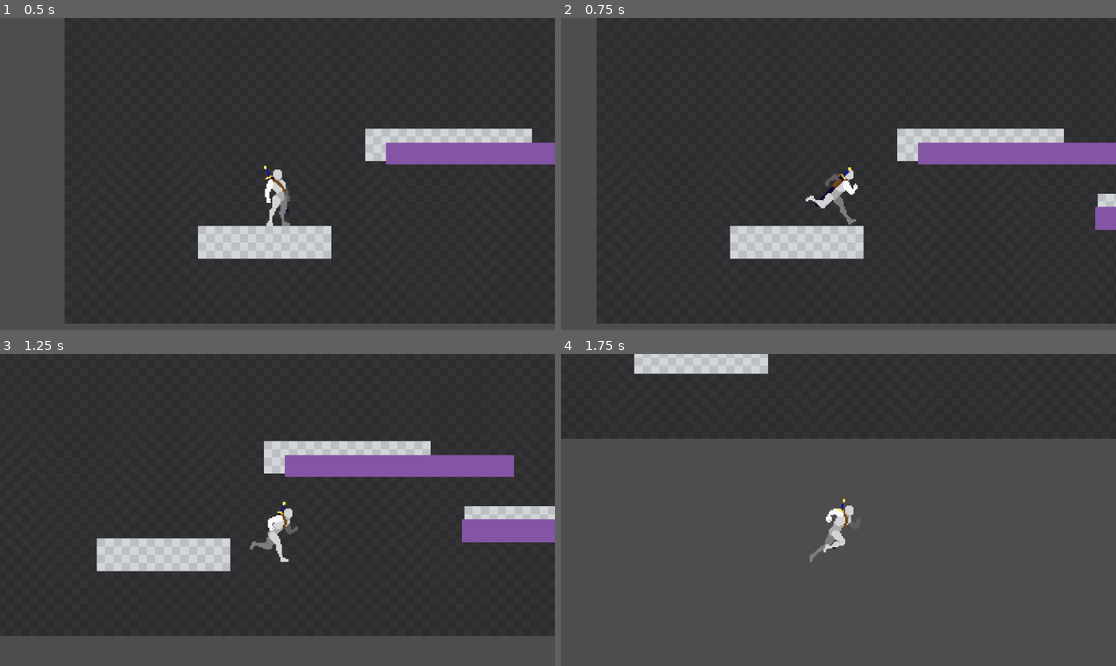
Above: before the commit, frames 1-4 (two rows, left to right).
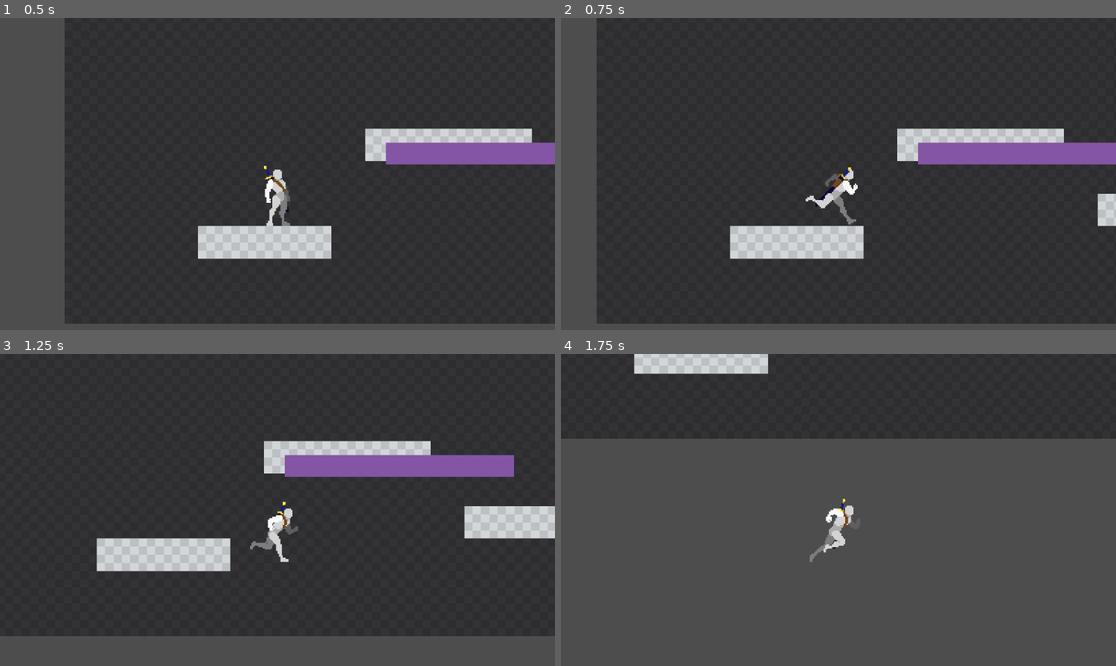
Above: after the commit, the same moments.

Repository: Lidrial/projet_69
Game: Godot game, scene res://demo_level.tscn
The game is run twice, just before and just after one commit, with the same random seed, the same clock (stepped at 60 frames per second) and the same inputs. This scene is started directly instead of the project's main scene.
Inputs:
- Up to frame 1 (0.5 s): no input
- Up to frame 2 (0.75 s): tap Enter (ui_accept) at 0.5 s; hold D (input_move_right) from 0.53 s (still down); hold Shift (input_shift) from 0.53 s (still down)
- Up to frame 3 (1.25 s): keep holding D (input_move_right); keep holding Shift (input_shift); tap Enter (ui_accept) at 0.77 s
- Up to frame 4 (1.75 s): keep holding D (input_move_right); release Shift (input_shift) at 1.28 s; tap Space (input_space) at 1.35 s; tap Enter (ui_accept) at 1.52 s

Frame 1 is identical in both runs. In frame 2, 0.3% of the frame differs, in the area x 96-100%, y 60-68%; in frame 3, 1.3%, in the area x 83-100%, y 52-61%; in frame 4, nothing differs.

Commit message:
detection close range
detection close range pour attaque 1
early process

Diff:
--- /dev/null
+++ b/Area2D.gd
@@ -0,0 +1,16 @@
+extends Area2D
+var DetectPlayer = false
+
+
+# Called when the node enters the scene tree for the first time.
+func _ready():
+	pass # Replace with function body.
+
+
+# Called every frame. 'delta' is the elapsed time since the previous frame.
+func _physics_process(delta):
+		if DectectPlayer == true and HasJumped == false:
+	%AnimatedCthulu2D.play(1atk)
+	else :
+
+	pass
--- a/CthuluBody2D.gd
+++ b/CthuluBody2D.gd
@@ -3,10 +3,11 @@
 const SPEED = 150.0
 var mouvementX = 0
 var saut = 0
-var action
+var action #deffinition des action a effectuer
 var temp = 10
 const JUMP_VELOCITY = -400.0
 var HasJumped = false
+
 
 # Get the gravity from the project settings to be synced with RigidBody nodes.
 var gravity = ProjectSettings.get_setting("physics/2d/default_gravity")
@@ -20,7 +21,8 @@
 
 	if not is_on_floor():
 		velocity.y += gravity * delta
-	#pick a random number between 1 and 2 every 10 frames
+
+	#pick a random number between 1 and 4 every 10 frames
 	if temp == 0:
 		action = randi_range(1,4)
 		HasJumped = false
@@ -29,31 +31,47 @@
 	else:
 		temp -= 1
 	#action = randi_range(1,2)
+
+	#aller a droite
 	if action == 1:
 		%CthuluBody2D.position.x += 1
 		%AnimatedCthulu2D.flip_h = false
 		%AnimatedCthulu2D.play("walk")
 		#HasJumped = false
 
-
+		#aller a gauche
 	elif action == 2:
 		%CthuluBody2D.position.x += -1
 		%AnimatedCthulu2D.flip_h = true
 		%AnimatedCthulu2D.play("walk")
 		#HasJumped = false
 
+		#idle animation
 	elif action == 3:
 		%CthuluBody2D.position.x += 0
 		%AnimatedCthulu2D.play("idle")
 		#HasJumped = false
 
+		#sauter
 	elif is_on_floor() and HasJumped == false:
 		%AnimatedCthulu2D.play("fly")
 		velocity.y = JUMP_VELOCITY
 		HasJumped = true
+
+
 	pass
 
 	move_and_slide()
+
 # suppression des mob en dehors de l'écran
 #func _on_visible_on_screen_notifier_2d_screen_exited():
 	#queue_free()
+
+#detection joueur close range
+func _on_area_2d_body_entered(body):
+	#attaquer
+
+	print("detect")
+	%AnimatedCthulu2D.play("1atk")
+
+	pass # Replace with function body.
--- a/mob_cthulu.tscn
+++ b/mob_cthulu.tscn
@@ -303,6 +303,10 @@
 [sub_resource type="RectangleShape2D" id="RectangleShape2D_upu87"]
 size = Vector2(20, 38.7157)
 
+[sub_resource type="CapsuleShape2D" id="CapsuleShape2D_oqq6f"]
+radius = 71.403
+height = 223.82
+
 [sub_resource type="RectangleShape2D" id="RectangleShape2D_qu525"]
 size = Vector2(407, 20)
 
@@ -316,7 +320,9 @@
 unique_name_in_owner = true
 position = Vector2(97, 56)
 sprite_frames = SubResource("SpriteFrames_guqbb")
-animation = &"walk"
+animation = &"1atk"
+frame = 6
+frame_progress = 0.221466
 
 [node name="CthuluShape2D" type="CollisionShape2D" parent="CthuluBody2D"]
 position = Vector2(98, 67.0128)
@@ -327,7 +333,17 @@
 process_mode = 4
 visible = false
 
+[node name="Area2D" type="Area2D" parent="CthuluBody2D"]
+position = Vector2(98, 67)
+rotation = 1.5708
+scale = Vector2(0.41377, 0.513611)
+
+[node name="CollisionShape2D" type="CollisionShape2D" parent="CthuluBody2D/Area2D"]
+shape = SubResource("CapsuleShape2D_oqq6f")
+
 [node name="StaticBody2D" type="StaticBody2D" parent="."]
+process_mode = 4
+visible = false
 position = Vector2(-264, -370)
 collision_layer = 15
 collision_mask = 15
@@ -363,3 +379,5 @@
 offset_bottom = 520.0
 scale = Vector2(11.4907, 0.558573)
 color = Color(0.517647, 0.333333, 0.647059, 1)
+
+[connection signal="body_entered" from="CthuluBody2D/Area2D" to="CthuluBody2D" method="_on_area_2d_body_entered"]
Not shown: 1 places in mob_cthulu.tscn that only renumber resources
